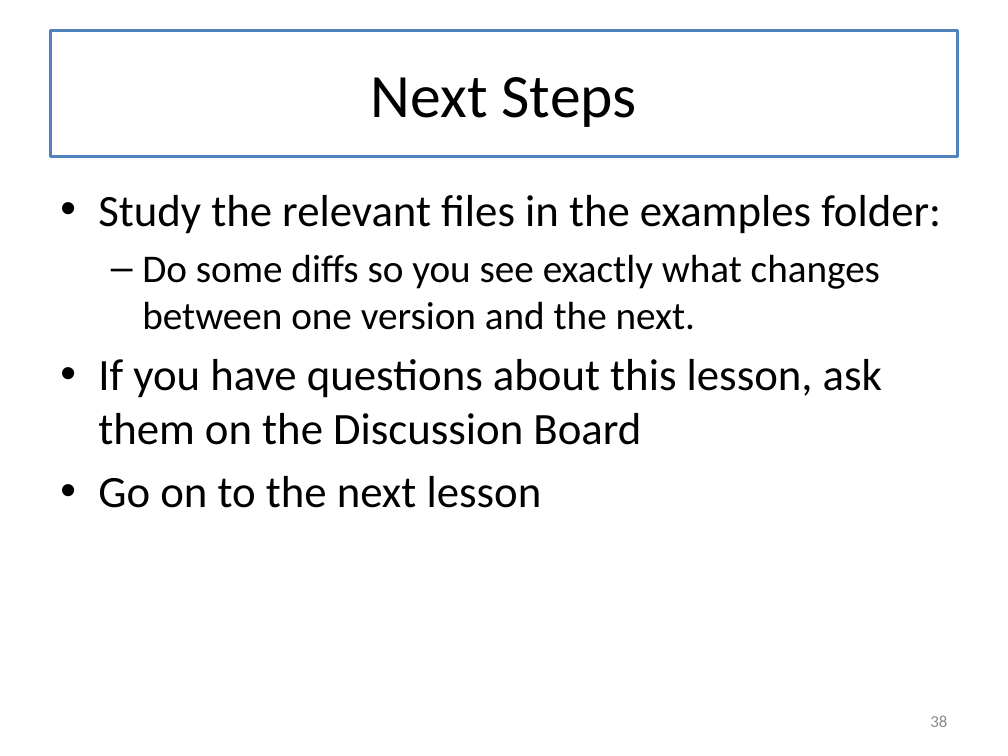
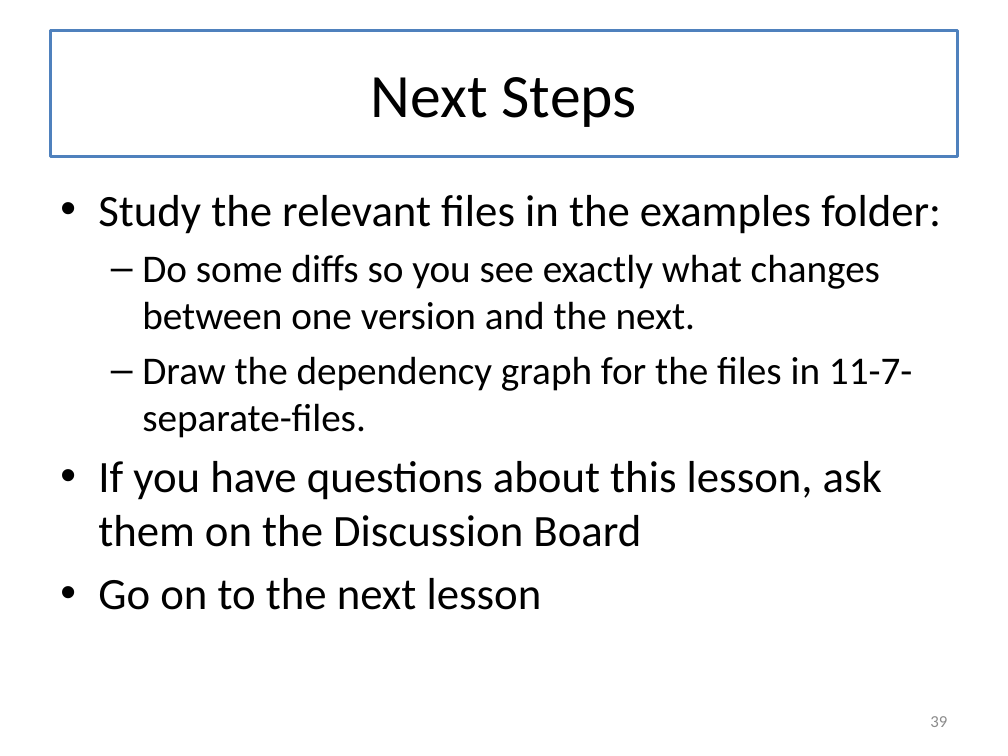
Before and after one commit to mwand/cs5010f16, a slide deck: slide 39 of Slides/Lesson 11.2 Using Inheritance to Share Implementations.pptx (slide 38 before the commit). Drawn at 1008x756 pixels with LibreOffice and Linux fonts; fonts in the diff are those of the drawing. Boxes give left, top, right and bottom in pixels: in the first picture for what was removed or moved away, otherwise in the second. Text is boxed around its words. In the diff, an @@ line names an element or a change of style, - is before the commit and + after.

```diff
--- a/Slides/Lesson 11.2 Using Inheritance to Share Implementations.pptx
+++ b/Slides/Lesson 11.2 Using Inheritance to Share Implementations.pptx
@@ text at (142, 356, 913, 438): paragraph added @@
+  – Draw the dependency graph for the files in 11-7-separate-files.
@@ page number at (930, 716, 947, 727): text changed @@
-38
+39
```
Also in this commit, not shown: 1 other slide changed, 1 slide added, 2 other files.
